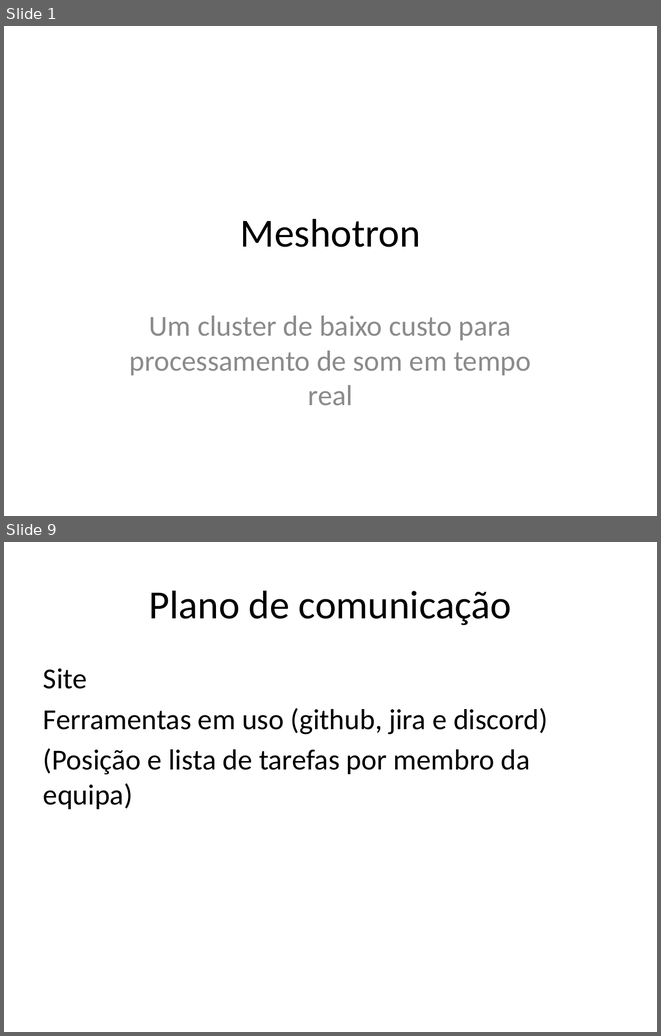
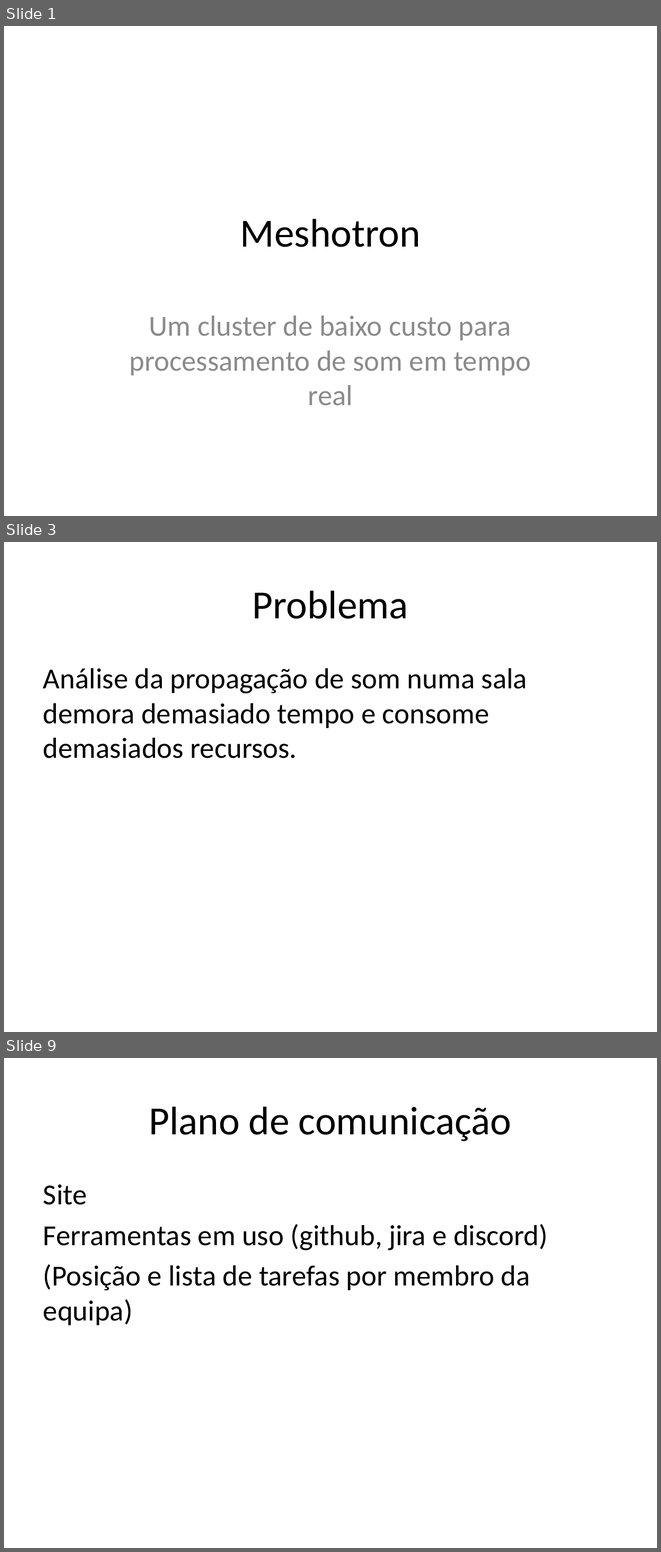
Before and after one commit to Meshotron2/comunication, a slide deck: m1-presentation/presentation.pptx. Shown one above the other, each under a label of ours: slides 1 and 9 before the commit, slides 1, 3 and 9 after it; the slides between them are not shown. The pictures are 661x1036 and 661x1552 pixels, drawn with LibreOffice and Linux fonts; fonts in the diff are those of the drawing. Boxes give left, top, right and bottom in pixels: in the first picture for what was removed or moved away, otherwise in the second. Text is boxed around its words. In the diff, an @@ line names an element or a change of style, - is before the commit and + after.

```diff
--- a/m1-presentation/presentation.pptx
+++ b/m1-presentation/presentation.pptx
@@ slide 3 added at box(4, 542, 657, 1032), background #FFFFFF @@
@@ title added at box(253, 590, 408, 619), 44 pt, text #000000 @@
+Problema
@@ text added at box(43, 668, 527, 758), 32 pt, text #000000 @@
+Análise da propagação de som numa sala demora demasiado tempo e consome demasiados recursos.
```
Also in this commit, not shown: 4 slides changed, 3 other slides added, 4 slides removed, 2 other files.
